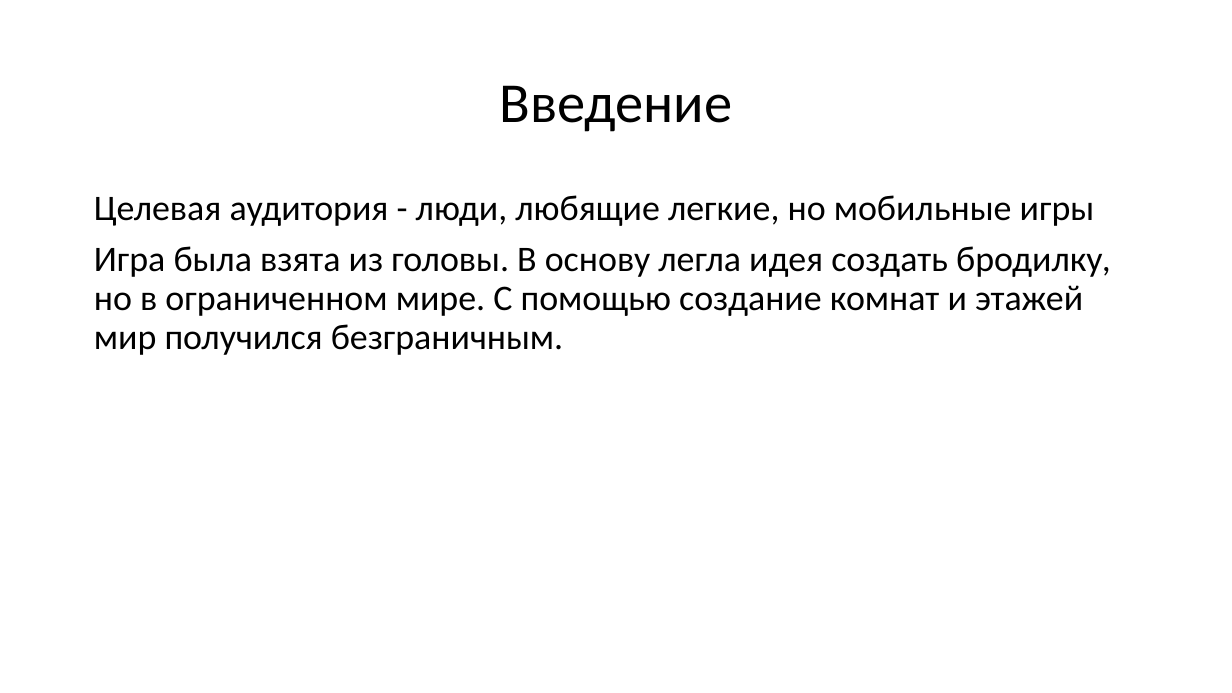
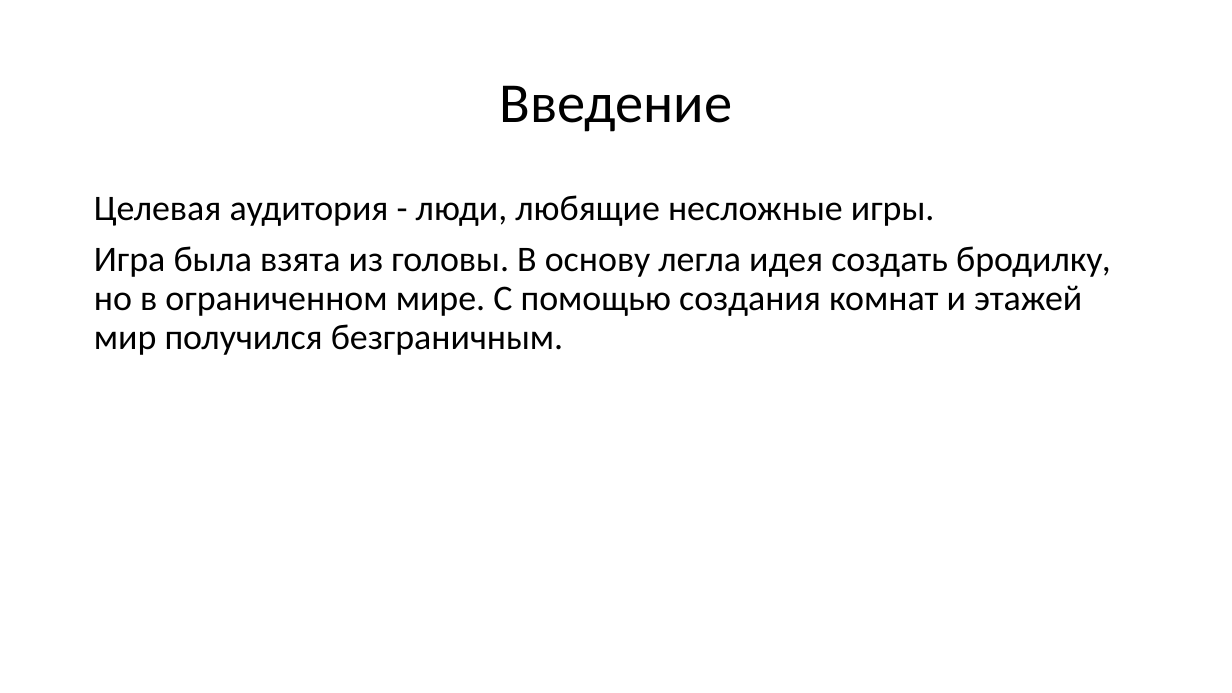
Before and after one commit to Kekistanking/kek, a slide deck: slide 2 of pres.pptx. Drawn at 1232x693 pixels with LibreOffice and Linux fonts; fonts in the diff are those of the drawing. Boxes give left, top, right and bottom in pixels: in the first picture for what was removed or moved away, otherwise in the second. Text is boxed around its words. In the diff, an @@ line names an element or a change of style, - is before the commit and + after.

```diff
--- a/pres.pptx
+++ b/pres.pptx
@@ text at bbox=[94, 195, 1111, 355]: text changed @@
-Целевая аудитория - люди, любящие легкие, но мобильные игры
-Игра была взята из головы. В основу легла идея создать бродилку, но в ограниченном мире. С помощью создание комнат и этажей мир получился безграничным.
+Целевая аудитория - люди, любящие несложные игры.
+Игра была взята из головы. В основу легла идея создать бродилку, но в ограниченном мире. С помощью создания комнат и этажей мир получился безграничным.
```
Also in this commit, not shown: 1 other slide changed, 2 slides added, 17 other files.
